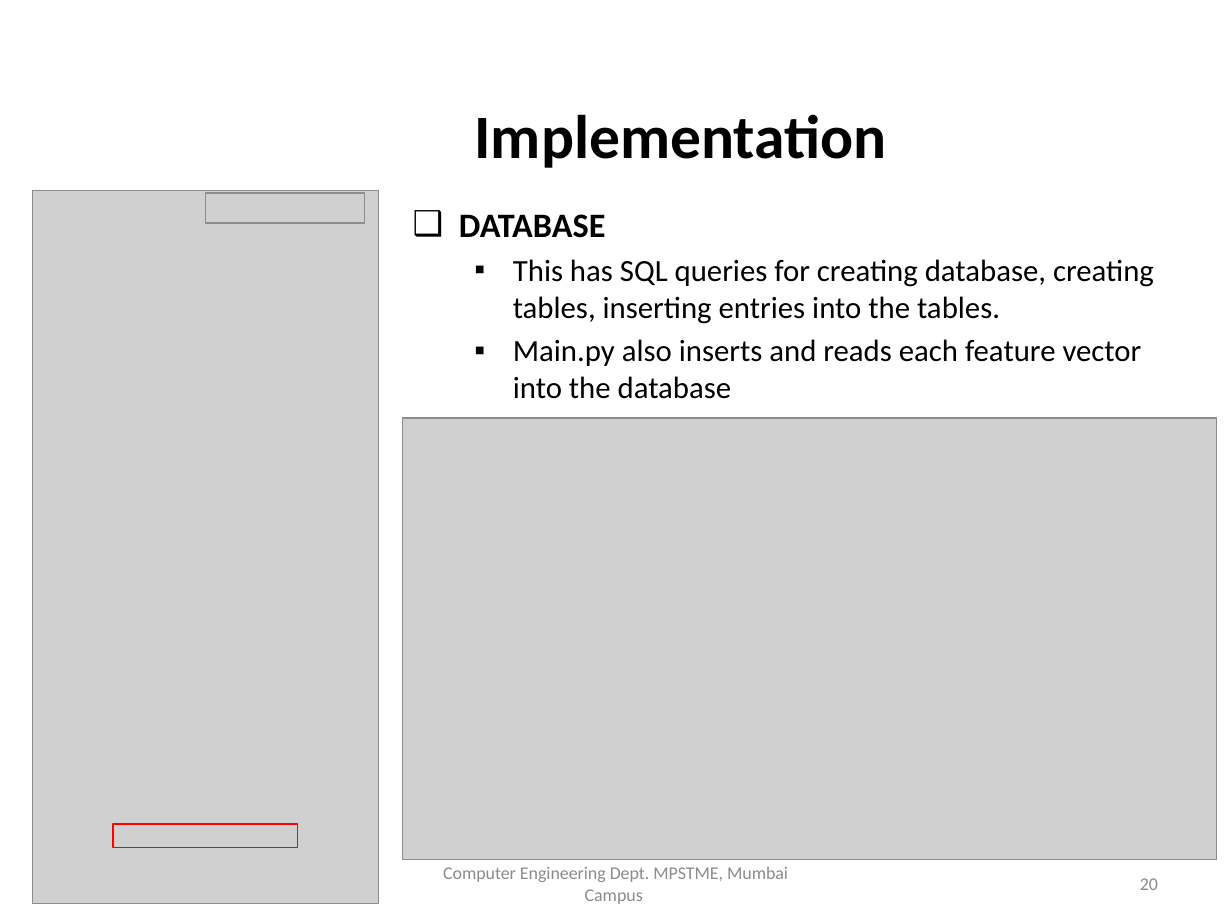
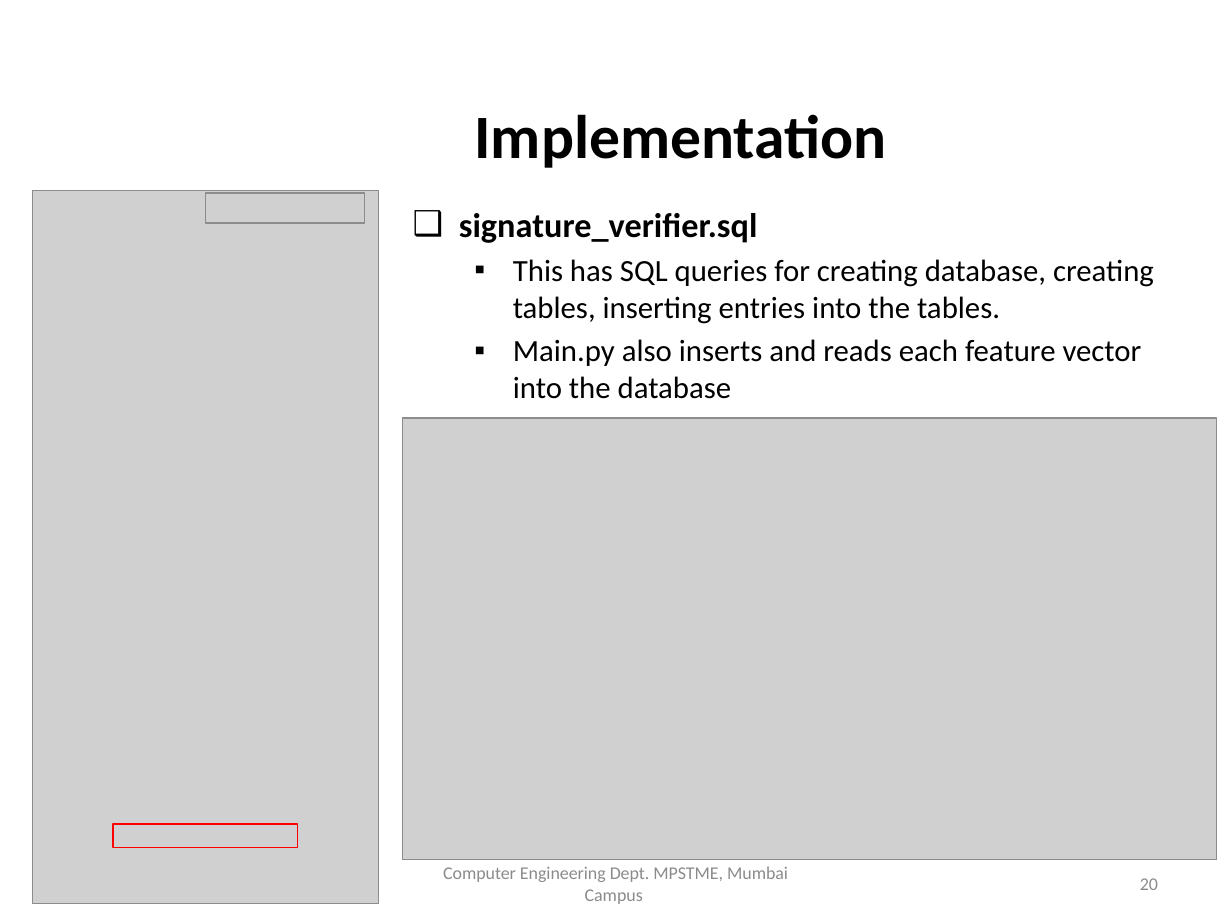
Before and after one commit to TeeeJaey/SignatureVerifier, a slide deck: slide 20 of PPT/B002_ProjectPPT.pptx. Drawn at 1232x924 pixels with LibreOffice and Linux fonts; fonts in the diff are those of the drawing; grey boxes stand for pictures; background and template pictures are left out. Boxes give left, top, right and bottom in pixels: in the first picture for what was removed or moved away, otherwise in the second. Text is boxed around its words. In the diff, an @@ line names an element or a change of style, - is before the commit and + after.

```diff
--- a/PPT/B002_ProjectPPT.pptx
+++ b/PPT/B002_ProjectPPT.pptx
@@ text at bbox=[459, 213, 757, 243]: text changed @@
-❑ DATABASE
+❑ signature_verifier.sql
```
Also in this commit, not shown: 25 other slides changed, 6 other files.
